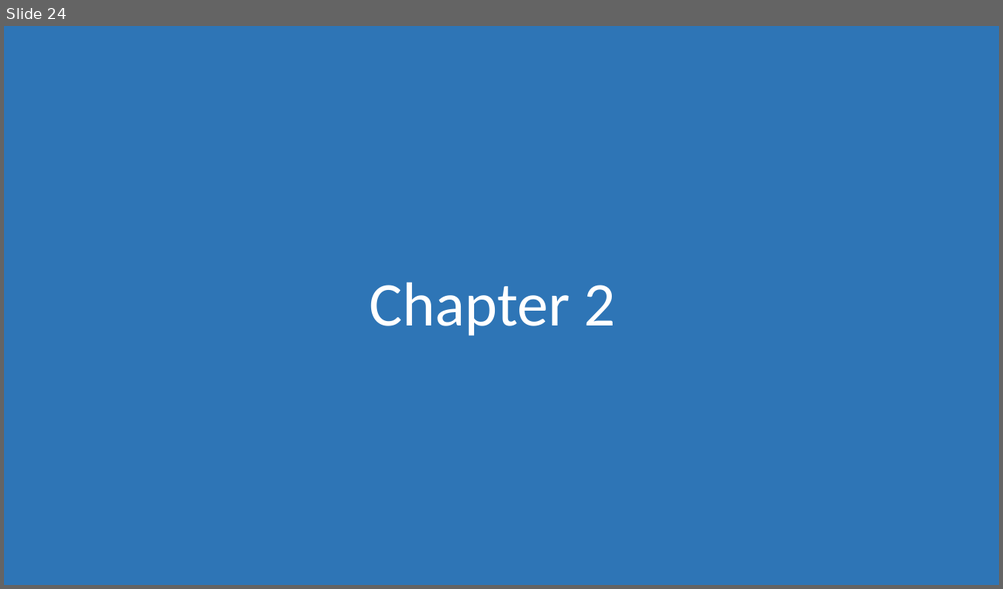
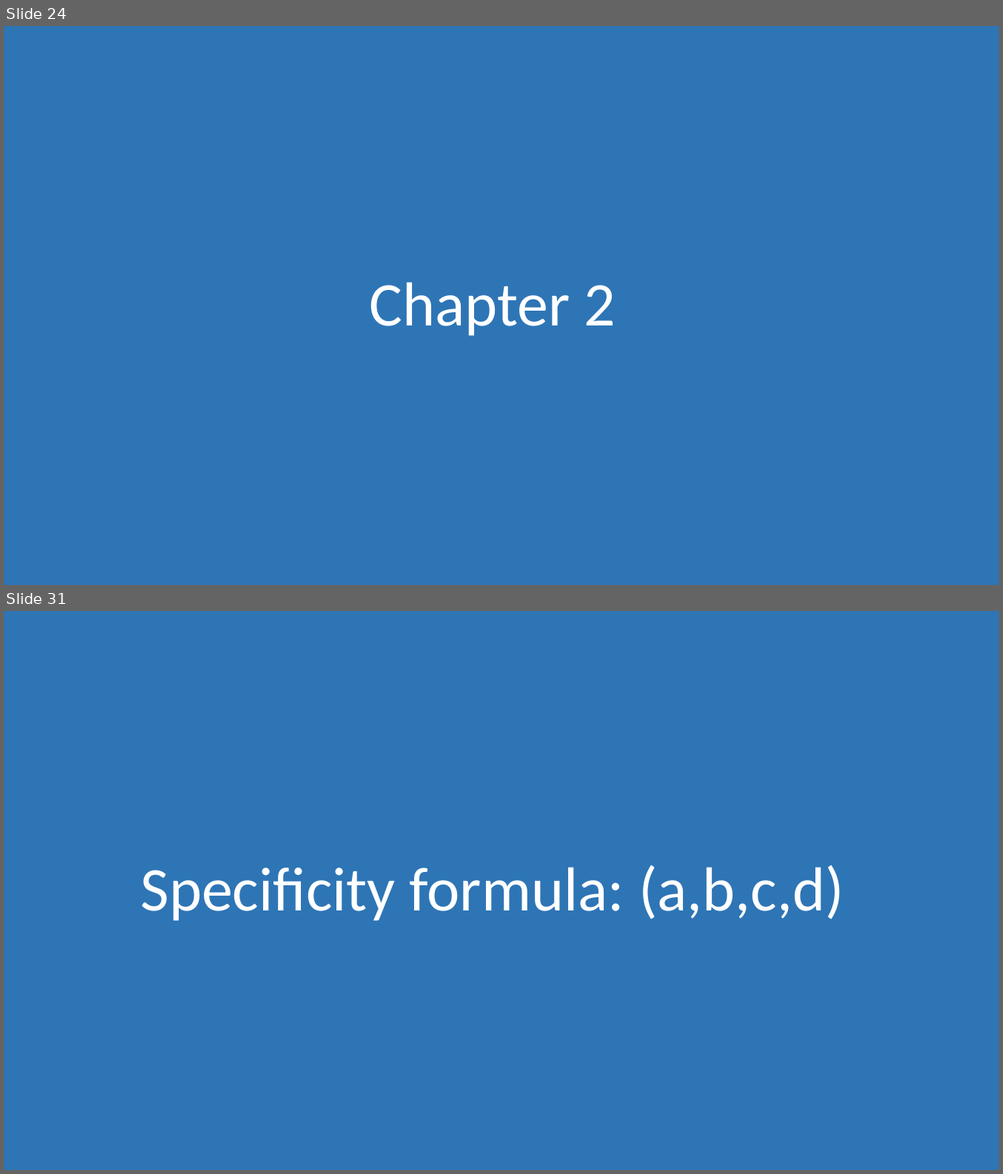
Before and after one commit to morkkis/PWD, a slide deck: presentations/Practical Web Dev.pptx. Shown one above the other, each under a label of ours: slide 24 before the commit, slides 24 and 31 after it; the slides between them are not shown. The pictures are 1003x589 and 1003x1174 pixels, drawn with LibreOffice and Linux fonts; fonts in the diff are those of the drawing. Boxes give left, top, right and bottom in pixels: in the first picture for what was removed or moved away, otherwise in the second. Text is boxed around its words. In the diff, an @@ line names an element or a change of style, - is before the commit and + after.

```diff
--- a/presentations/Practical Web Dev.pptx
+++ b/presentations/Practical Web Dev.pptx
@@ slide 31 added at <box>4,611,999,1170</box>, background #FFFFFF @@
@@ rectangle added at <box>4,611,999,1170</box>, fill #2E75B6 @@
@@ title added at <box>141,865,844,921</box>, 60 pt, text #FFFFFF @@
+Specificity formula: (a,b,c,d)
```
Also in this commit, not shown: 21 other slides added, 12 other files.
